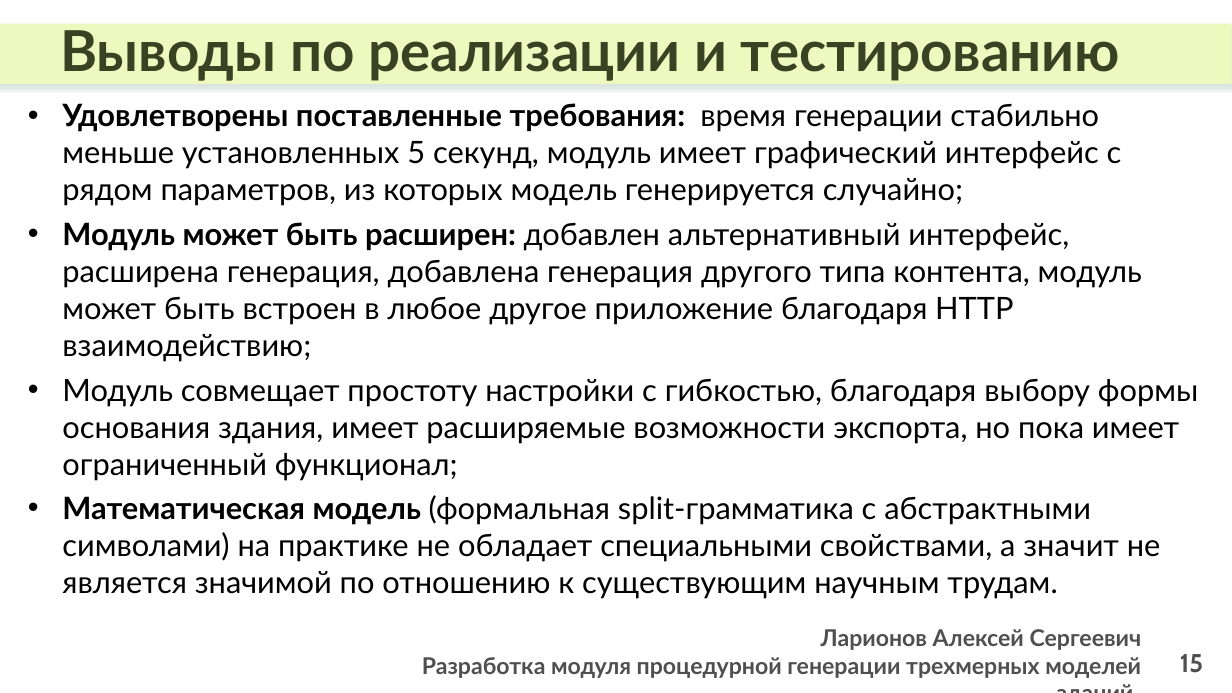
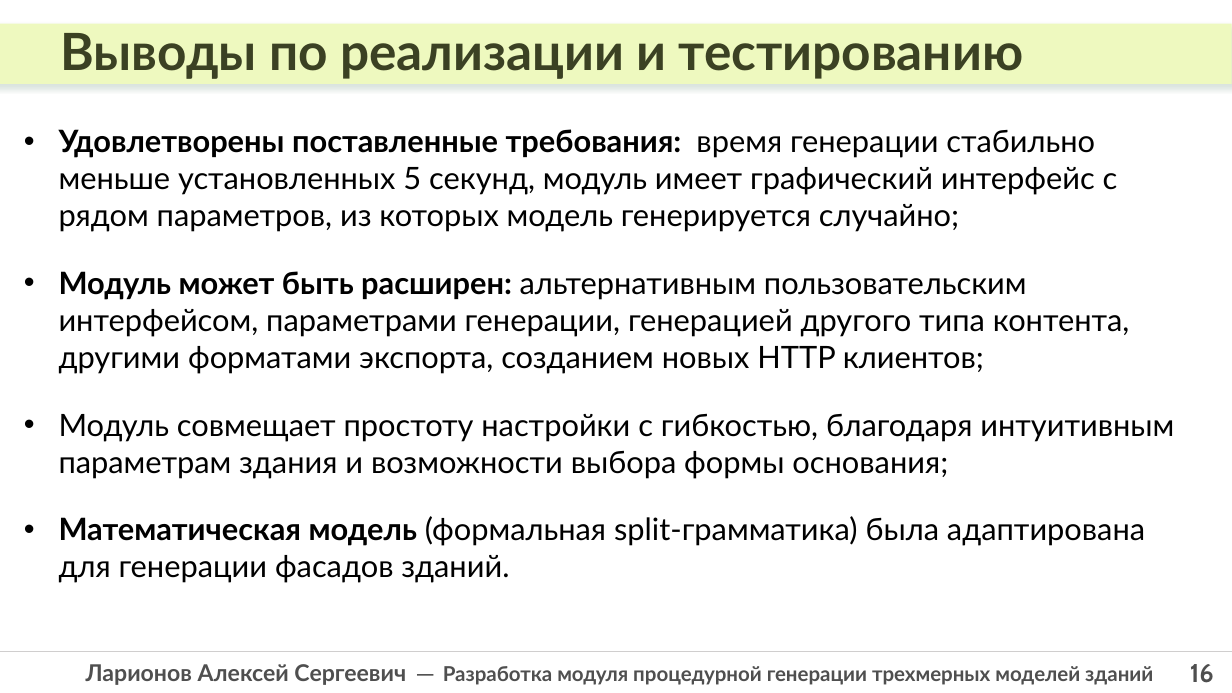
Before and after one commit to laralex/polytech-bachelor-thesis, a slide deck: slide 16 of defence/Ларионов_АС_ВКР_слайды.pptx (slide 15 before the commit). Drawn at 1232x693 pixels with LibreOffice and Linux fonts; fonts in the diff are those of the drawing. Boxes give left, top, right and bottom in pixels: in the first picture for what was removed or moved away, otherwise in the second. Text is boxed around its words. In the diff, an @@ line names an element or a change of style, - is before the commit and + after.

```diff
--- a/defence/Ларионов_АС_ВКР_слайды.pptx
+++ b/defence/Ларионов_АС_ВКР_слайды.pptx
@@ text "Выводы по реализации и тестированию" at box(60, 33, 1024, 79): size 44 to 40 pt @@
@@ text "Удовлетворены поставленные требования: время генерации ...": place and size @@
-text "Удовлетворены поставленные требования: время генерации ..." at box(62, 103, 1198, 599)
+text "Удовлетворены поставленные требования: время генерации ..." at box(59, 129, 1174, 583)
@@ text at box(59, 129, 1118, 232): more space between paragraphs @@
@@ text at box(59, 271, 1174, 583): text changed @@
-• Модуль может быть расширен: добавлен альтернативный интерфейс, расширена генерация, добавлена генерация другого типа контента, модуль может быть встроен в любое другое приложение благодаря HTTP взаимодействию;
-• Модуль совмещает простоту настройки с гибкостью, благодаря выбору формы основания здания, имеет расширяемые возможности экспорта, но пока имеет ограниченный функционал;
-• Математическая модель (формальная split-грамматика с абстрактными символами) на практике не обладает специальными свойствами, а значит не является значимой по отношению к существующим научным трудам.
+• Модуль может быть расширен: альтернативным пользовательским интерфейсом, параметрами генерации, генерацией другого типа контента, другими форматами экспорта, созданием новых HTTP клиентов;
+• Модуль совмещает простоту настройки с гибкостью, благодаря интуитивным параметрам здания и возможности выбора формы основания;
+• Математическая модель (формальная split-грамматика) была адаптирована для генерации фасадов зданий.
@@ line added from (0, 652) to (1232, 652), #D0CECE 1 pt @@
@@ page number removed at box(1180, 654, 1203, 673) @@
-15
@@ text at box(86, 664, 1153, 685): text changed; size 18 to 16 pt @@
-Ларионов Алексей Сергеевич
-Разработка модуля процедурной генерации трехмерных моделей зданий
+Ларионов Алексей Сергеевич ─ Разработка модуля процедурной генерации трехмерных моделей зданий
@@ page number added at box(1190, 664, 1214, 683), 20 pt, text #4F4F4F, bold @@
+16
```
Also in this commit, not shown: 14 other slides changed, 1 slide added, 3 other files.
